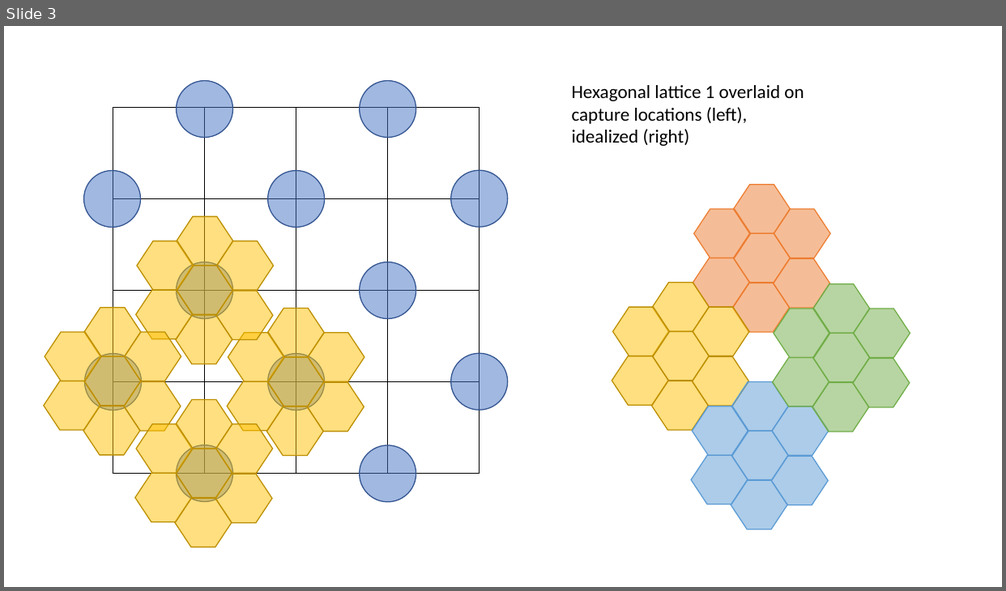
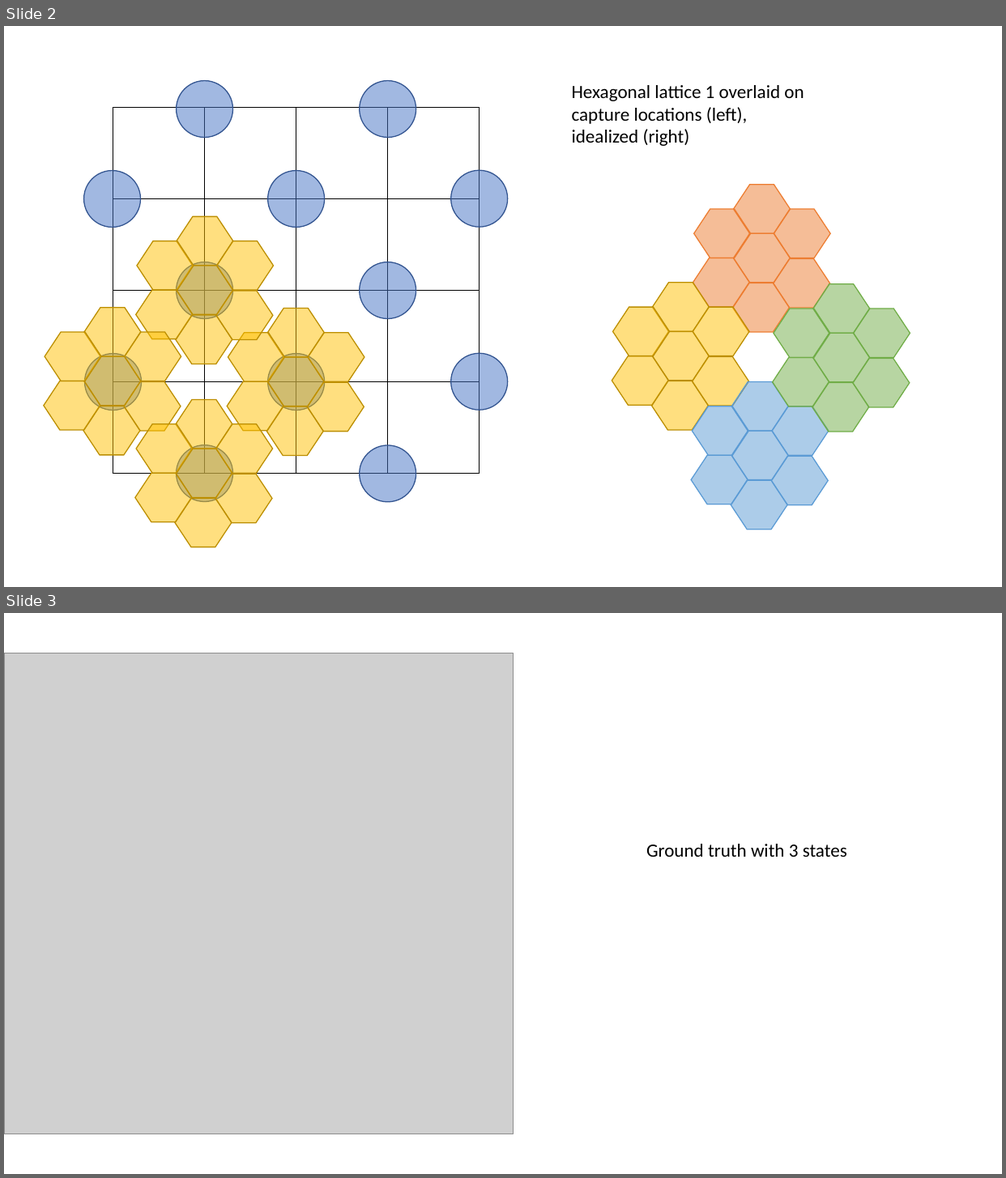
Before and after one commit to edward130603/BayesSpace, a slide deck: output/slides_3-13.pptx. Shown one above the other, each under a label of ours: slide 3 before the commit, slides 2 and 3 after it. The pictures are 1006x591 and 1006x1178 pixels, drawn with LibreOffice and Linux fonts; fonts in the diff are those of the drawing; grey boxes stand for pictures. Boxes give left, top, right and bottom in pixels: in the first picture for what was removed or moved away, otherwise in the second. Text is boxed around its words. In the diff, an @@ line names an element or a change of style, - is before the commit and + after.

```diff
--- a/output/slides_3-13.pptx
+++ b/output/slides_3-13.pptx
@@ slide 3 added at (x1=4, y1=613, x2=1002, y2=1174), background #FFFFFF @@
@@ picture added at (x1=4, y1=653, x2=513, y2=1135) @@
@@ text added at (x1=646, y1=844, x2=847, y2=857), 18 pt, text #000000 @@
+Ground truth with 3 states
@@ what was slide 3 is now slide 2 @@
```
Also in this commit, not shown: 2 slides changed, 2 other slides added, 1 slide removed, 2 other files.
